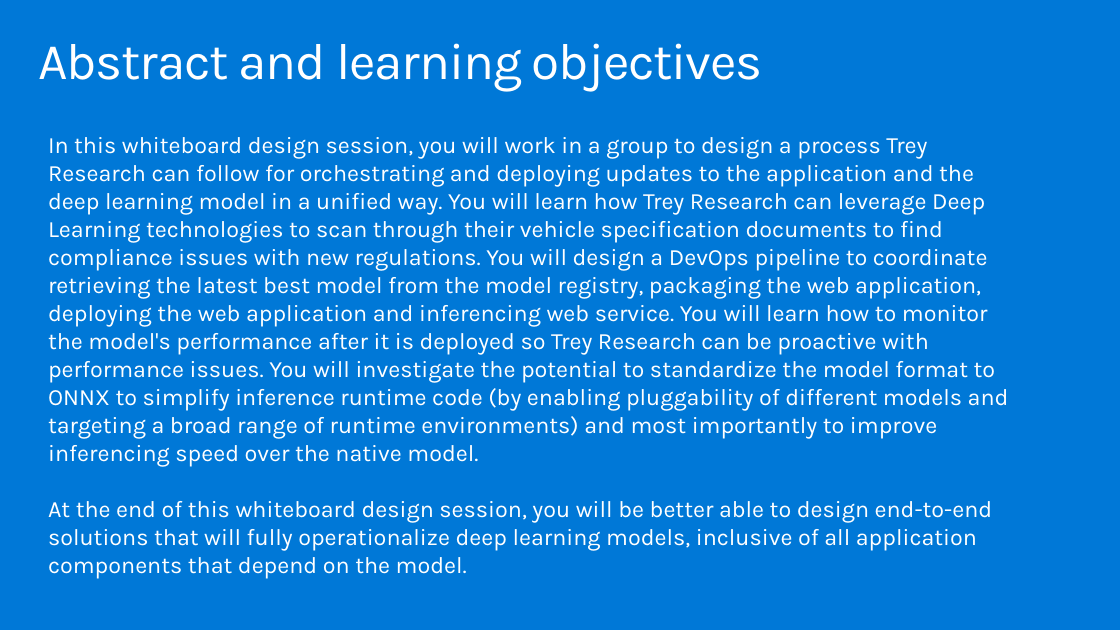
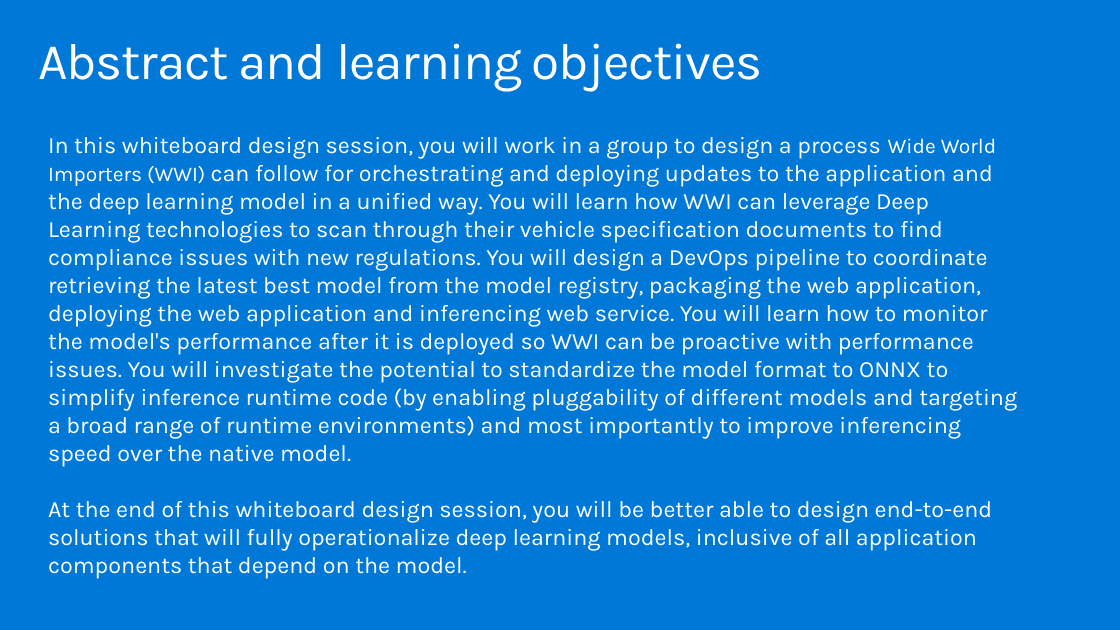
Before and after one commit to tgokal/MCW-ML-Ops, a slide deck: slide 2 of Whiteboard design session/WDS trainer presentation - MLOps.pptx. Drawn at 1120x630 pixels with LibreOffice and Linux fonts; fonts in the diff are those of the drawing. Boxes give left, top, right and bottom in pixels: in the first picture for what was removed or moved away, otherwise in the second. Text is boxed around its words. In the diff, an @@ line names an element or a change of style, - is before the commit and + after.

```diff
--- a/Whiteboard design session/WDS trainer presentation - MLOps.pptx
+++ b/Whiteboard design session/WDS trainer presentation - MLOps.pptx
@@ text at (x1=48, y1=137, x2=1017, y2=467): text changed @@
-In this whiteboard design session, you will work in a group to design a process Trey Research can follow for orchestrating and deploying updates to the application and the deep learning model in a unified way. You will learn how Trey Research can leverage Deep Learning technologies to scan through their vehicle specification documents to find compliance issues with new regulations. You will design a DevOps pipeline to coordinate retrieving the latest best model from the model registry, packaging the web application, deploying the web application and inferencing web service. You will learn how to monitor the model's performance after it is deployed so Trey Research can be proactive with performance issues. You will investigate the potential to standardize the model format to ONNX to simplify inference runtime code (by enabling pluggability of different models and targeting a broad range of runtime environments) and most importantly to improve inferencing speed over the native model.
+In this whiteboard design session, you will work in a group to design a process Wide World Importers (WWI) can follow for orchestrating and deploying updates to the application and the deep learning model in a unified way. You will learn how WWI can leverage Deep Learning technologies to scan through their vehicle specification documents to find compliance issues with new regulations. You will design a DevOps pipeline to coordinate retrieving the latest best model from the model registry, packaging the web application, deploying the web application and inferencing web service. You will learn how to monitor the model's performance after it is deployed so WWI can be proactive with performance issues. You will investigate the potential to standardize the model format to ONNX to simplify inference runtime code (by enabling pluggability of different models and targeting a broad range of runtime environments) and most importantly to improve inferencing speed over the native model.
```
Also in this commit, not shown: 12 other slides changed, 4 other files.
